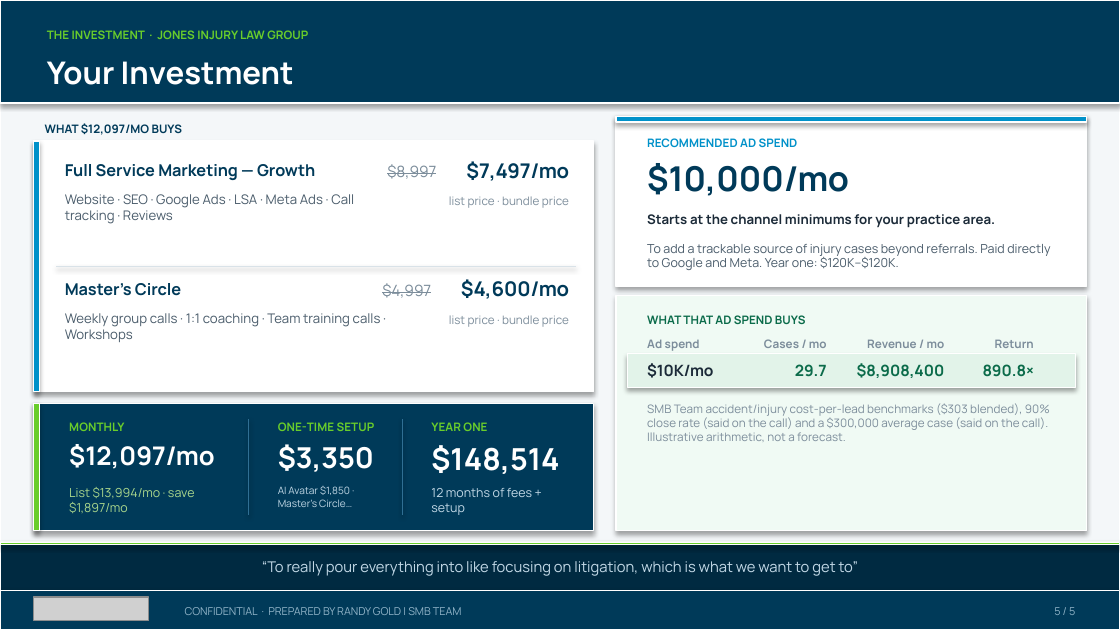
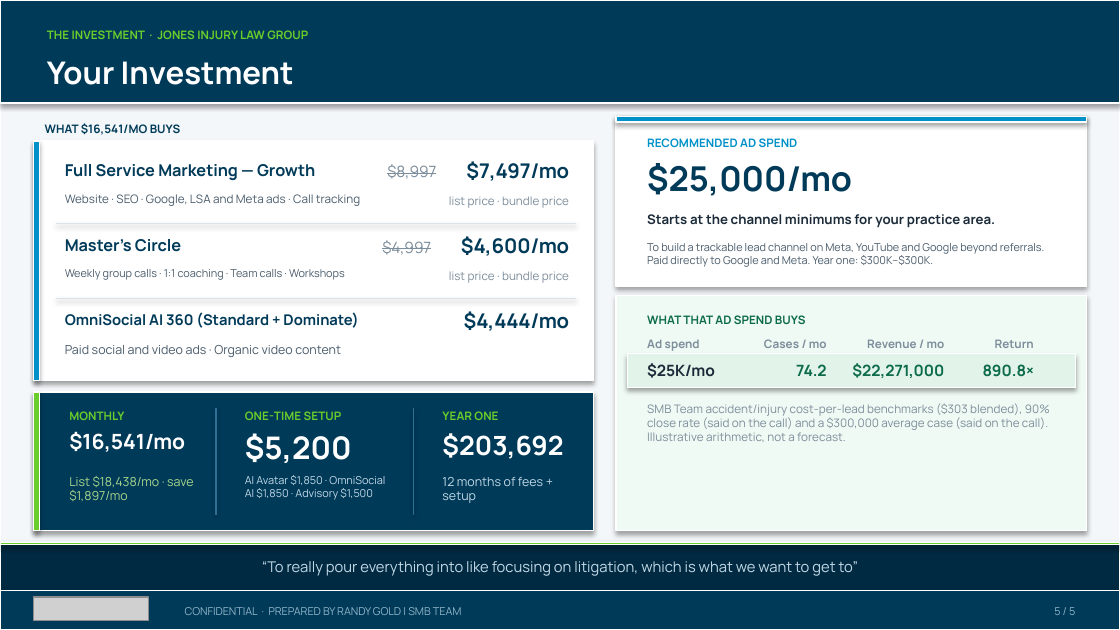
Before and after one commit to SMB-Team-Technology/workwith-smbteam, a slide deck: slide 5 of jones-injury/Jones Injury Law Group_November 17, 2026_Proposal.pptx. Drawn at 1120x630 pixels with LibreOffice and Linux fonts; fonts in the diff are those of the drawing; grey boxes stand for pictures. Boxes give left, top, right and bottom in pixels: in the first picture for what was removed or moved away, otherwise in the second. Text is boxed around its words. In the diff, an @@ line names an element or a change of style, - is before the commit and + after.

```diff
--- a/jones-injury/Jones Injury Law Group_November 17, 2026_Proposal.pptx
+++ b/jones-injury/Jones Injury Law Group_November 17, 2026_Proposal.pptx
@@ rectangle: place and size @@
-rectangle at (34, 141, 594, 392)
+rectangle at (34, 141, 594, 381)
@@ rectangle: place and size @@
-rectangle at (34, 141, 39, 392)
+rectangle at (34, 141, 39, 381)
@@ text at (45, 123, 180, 135): text changed @@
-WHAT $12,097/MO BUYS
+WHAT $16,541/MO BUYS
@@ text at (647, 163, 852, 196): text changed @@
-$10,000/mo
+$25,000/mo
@@ text at (65, 194, 360, 206): text changed; size 8.5 to 7.5 pt @@
-Website · SEO · Google Ads · LSA · Meta Ads · Call tracking · Reviews
+Website · SEO · Google, LSA and Meta ads · Call tracking
@@ line added from (56, 223) to (576, 223), #D9E2E8 0.75 pt @@
@@ 4 texts: place and size @@
-4 texts at (65, 279, 569, 327)
+4 texts at (65, 236, 569, 283)
@@ text at (65, 269, 345, 280): text changed; size 8.5 to 7 pt @@
-Weekly group calls · 1:1 coaching · Team training calls · Workshops
+Weekly group calls · 1:1 coaching · Team calls · Workshops
@@ text at (647, 243, 1045, 267): text changed; size 8 to 7 pt @@
-To add a trackable source of injury cases beyond referrals. Paid directly to Google and Meta. Year one: $120K–$120K.
+To build a trackable lead channel on Meta, YouTube and Google beyond referrals. Paid directly to Google and Meta. Year one: $300K–$300K.
@@ line moved from (56, 267) - (576, 267) to (56, 299) - (576, 299) @@
@@ text added at (65, 312, 358, 328), 9.5 pt, text #003A59, bold @@
+OmniSocial AI 360 (Standard + Dominate)
@@ text added at (464, 311, 570, 331), 13 pt, text #003A59, bold @@
+$4,444/mo
@@ text added at (65, 345, 341, 357), 8 pt, text #4A5C6B @@
+Paid social and video ads · Organic video content
@@ text at (647, 363, 715, 378): text changed @@
-$10K/mo
+$25K/mo
@@ text at (796, 364, 827, 376): text changed @@
-29.7
+74.2
@@ text at (852, 363, 944, 378): text changed @@
-$8,908,400
+$22,271,000
@@ rectangle: place and size @@
-rectangle at (34, 403, 594, 531)
+rectangle at (34, 392, 594, 531)
@@ rectangle: place and size @@
-rectangle at (34, 403, 39, 531)
+rectangle at (34, 392, 39, 531)
@@ text "MONTHLY": place and size @@
-text "MONTHLY" at (69, 422, 124, 431)
+text "MONTHLY" at (69, 411, 124, 420)
@@ line moved from (249, 419) - (249, 515) to (216, 408) - (216, 515) @@
@@ text "ONE-TIME SETUP": place and size @@
-text "ONE-TIME SETUP" at (278, 422, 375, 431)
+text "ONE-TIME SETUP" at (245, 411, 342, 420)
@@ line moved from (402, 419) - (402, 515) to (413, 408) - (413, 515) @@
@@ text "YEAR ONE": place and size @@
-text "YEAR ONE" at (431, 422, 487, 431)
+text "YEAR ONE" at (442, 411, 498, 420)
@@ text at (69, 431, 185, 452): text changed; size 16.5 to 13.5 pt @@
-$12,097/mo
+$16,541/mo
@@ text added at (245, 433, 352, 463), 20 pt, text #FFFFFF, bold @@
+$5,200
@@ text removed at (278, 444, 374, 472) @@
-$3,350
@@ text removed at (431, 445, 559, 474) @@
-$148,514
@@ text added at (442, 433, 563, 459), 17 pt, text #FFFFFF, bold @@
+$203,692
@@ text at (69, 476, 194, 501): text changed @@
-List $13,994/mo · save $1,897/mo
+List $18,438/mo · save $1,897/mo
@@ text at (245, 475, 385, 500): text changed; size 6.5 to 7 pt @@
-AI Avatar $1,850 · Master's Circle…
+AI Avatar $1,850 · OmniSocial AI $1,850 · Advisory $1,500
@@ text "12 months of fees + ...": place and size @@
-text "12 months of fees + ..." at (431, 488, 532, 515)
+text "12 months of fees + ..." at (442, 477, 543, 503)
```
Also in this commit, not shown: 4 other slides changed, 3 other files.
